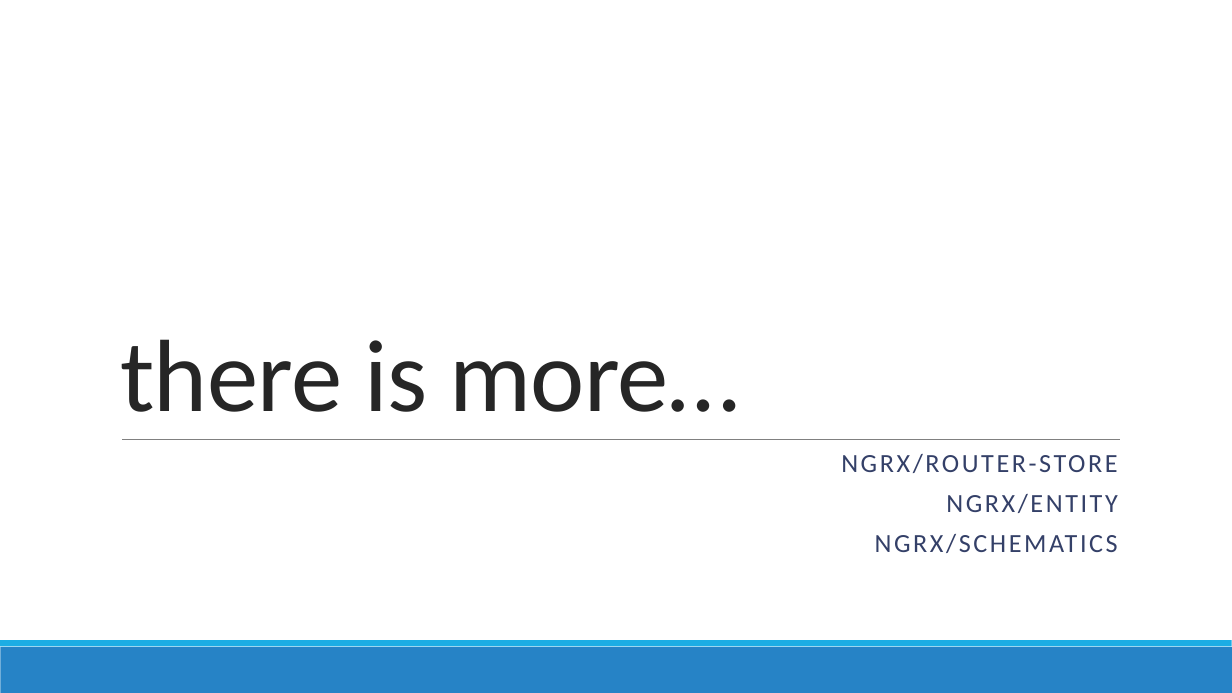
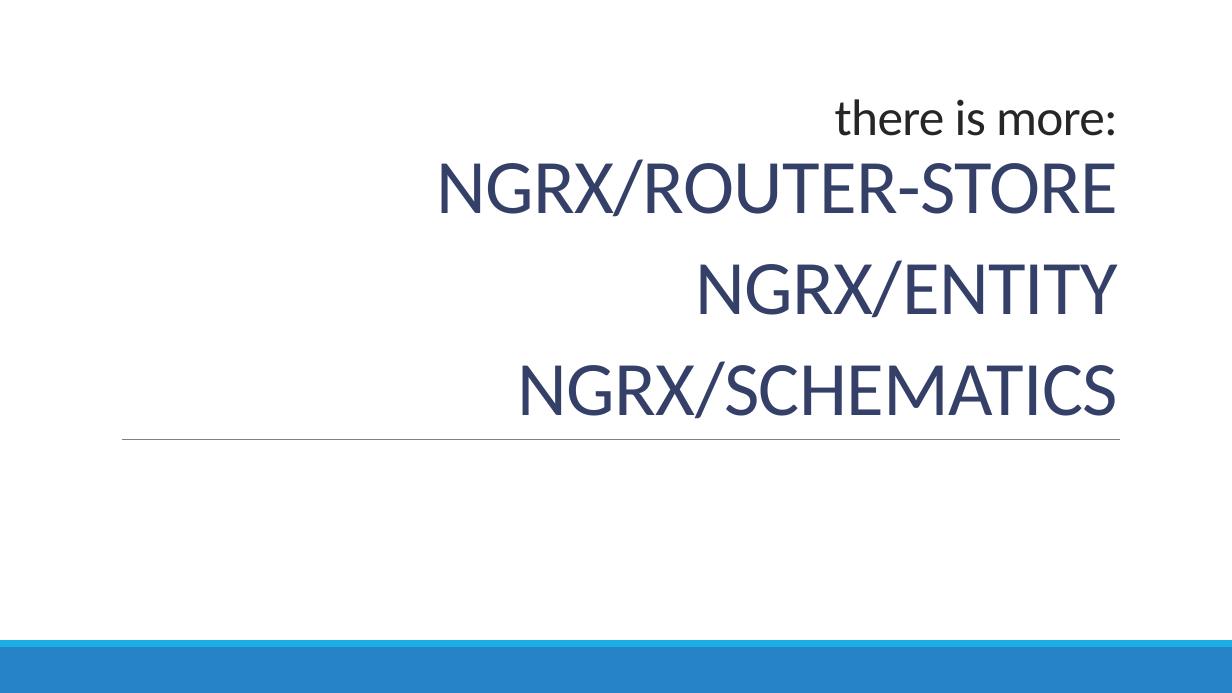
Before and after one commit to AGiorgetti/ngrx101, a slide deck: slide 37 of ReactiveProgramming_ngrx.pptx (slide 34 before the commit). Drawn at 1232x693 pixels with LibreOffice and Linux fonts; fonts in the diff are those of the drawing. Boxes give left, top, right and bottom in pixels: in the first picture for what was removed or moved away, otherwise in the second. Text is boxed around its words. In the diff, an @@ line names an element or a change of style, - is before the commit and + after.

```diff
--- a/ReactiveProgramming_ngrx.pptx
+++ b/ReactiveProgramming_ngrx.pptx
@@ title at [436, 99, 1119, 419]: text changed; size 80 to 60 pt; text colour #262626 to #344068 @@
-there is more…
+there is more:
+NGRX/ROUTER-STORE
+NGRX/ENTITY
+NGRX/SCHEMATICS
@@ text removed at [841, 454, 1118, 553] @@
-NGRX/ROUTER-STORE
-NGRX/ENTITY
-NGRX/SCHEMATICS
```
Also in this commit, not shown: 16 other slides changed, 4 slides added, 5 other files.
